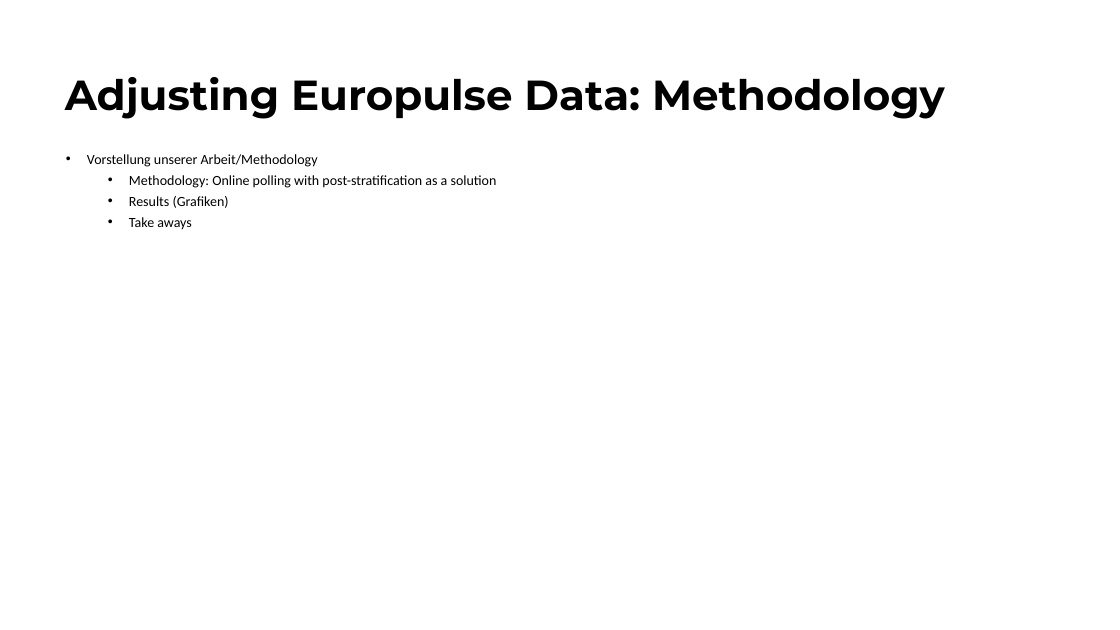
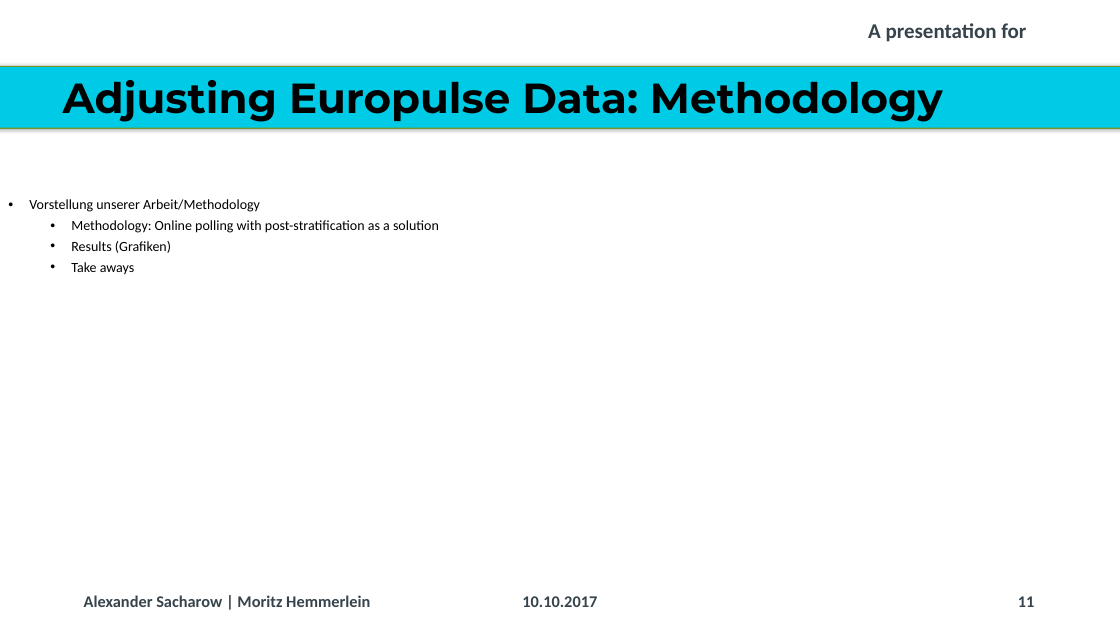
Before and after one commit to Corrod3/ElectionForecasting, a slide deck: slide 11 of Dalia Presentation/20171006_Dalia_Lunchtime Talk_Election Forecasting.pptx (slide 9 before the commit). Drawn at 1120x630 pixels with LibreOffice and Linux fonts; fonts in the diff are those of the drawing; background and template pictures are left out. Boxes give left, top, right and bottom in pixels: in the first picture for what was removed or moved away, otherwise in the second. Text is boxed around its words. In the diff, an @@ line names an element or a change of style, - is before the commit and + after.

```diff
--- a/Dalia Presentation/20171006_Dalia_Lunchtime Talk_Election Forecasting.pptx
+++ b/Dalia Presentation/20171006_Dalia_Lunchtime Talk_Election Forecasting.pptx
@@ text added at <box>868,23,1026,42</box>, 18 pt, text #37434B, bold @@
+A presentation for
@@ rounded rectangle added at <box>0,66,1120,129</box>, fill #00CBE6, outline #719629 1 pt @@
@@ title "Adjusting Europulse Data: Methodology" at <box>63,80,943,122</box>: vertical alignment middle to top @@
@@ text "Vorstellung unserer Arbeit/Methodology": place and size @@
-text "Vorstellung unserer Arbeit/Methodology" at <box>87,154,497,230</box>
+text "Vorstellung unserer Arbeit/Methodology" at <box>29,199,439,275</box>
@@ text added at <box>84,595,370,607</box>, 14 pt, text #37434B, bold @@
+Alexander Sacharow | Moritz Hemmerlein
@@ text added at <box>522,596,597,607</box>, 14 pt, text #37434B, bold @@
+10.10.2017
@@ page number added at <box>1018,596,1035,607</box>, 14 pt, text #37434B, bold @@
+11
```
Also in this commit, not shown: 12 other slides changed, 2 slides added, 3 other files.
